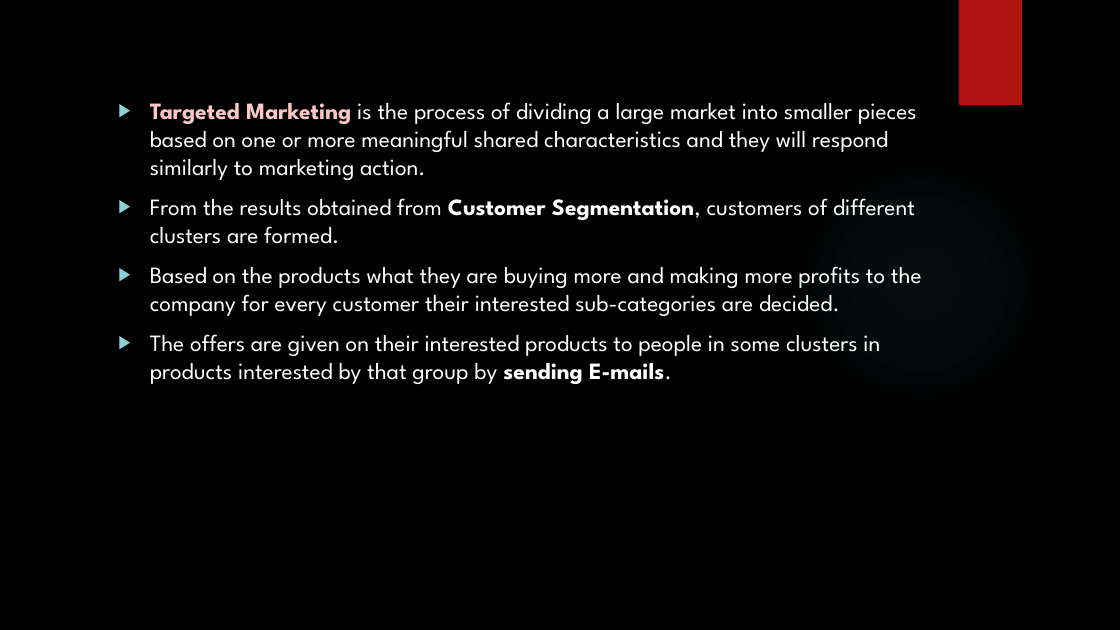
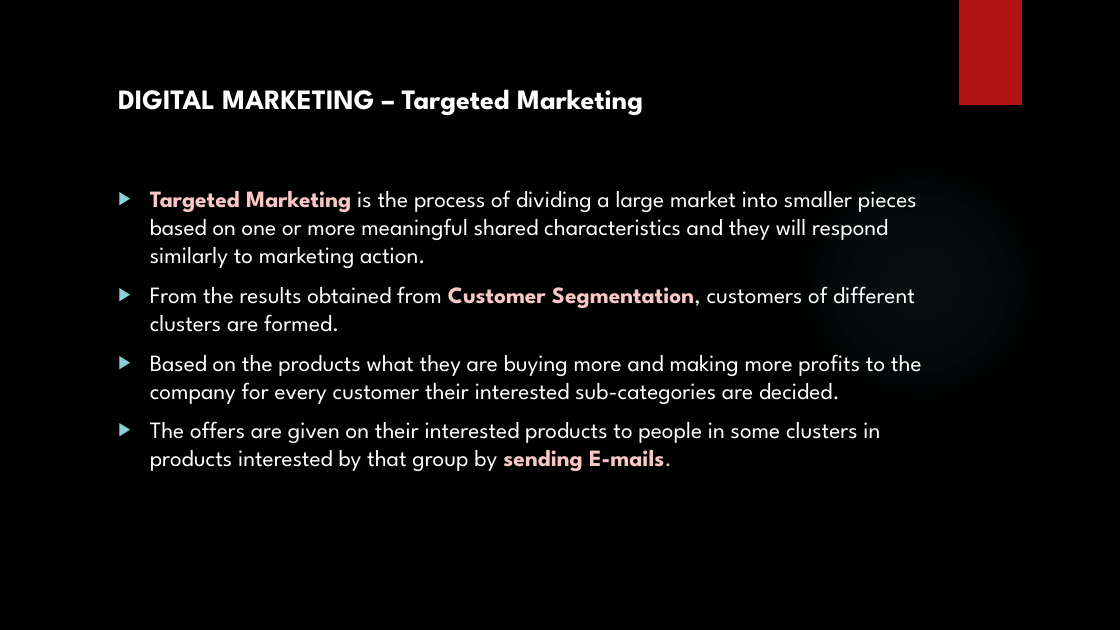
Before and after one commit to madhuhasa/digital-alpha, a slide deck: slide 24 of project/DIGITAL MARKETING.pptx (slide 22 before the commit). Drawn at 1120x630 pixels with LibreOffice and Linux fonts; fonts in the diff are those of the drawing; background and template pictures are left out. Boxes give left, top, right and bottom in pixels: in the first picture for what was removed or moved away, otherwise in the second. Text is boxed around its words. In the diff, an @@ line names an element or a change of style, - is before the commit and + after.

```diff
--- a/project/DIGITAL MARKETING.pptx
+++ b/project/DIGITAL MARKETING.pptx
@@ text added at (118, 89, 643, 115), 24 pt, text #FFFFFF, bold @@
+DIGITAL MARKETING – Targeted Marketing
@@ text "Targeted Marketing is the process ...": place and size @@
-text "Targeted Marketing is the process ..." at (150, 102, 922, 384)
+text "Targeted Marketing is the process ..." at (150, 190, 922, 471)
@@ text at (150, 286, 915, 471): text colour #FFFFFF to #F9C7C6 in "Customer Segmentation,", "sending E-mails." @@
```
Also in this commit, not shown: 21 other slides changed, 5 slides added, 3 slides removed.
